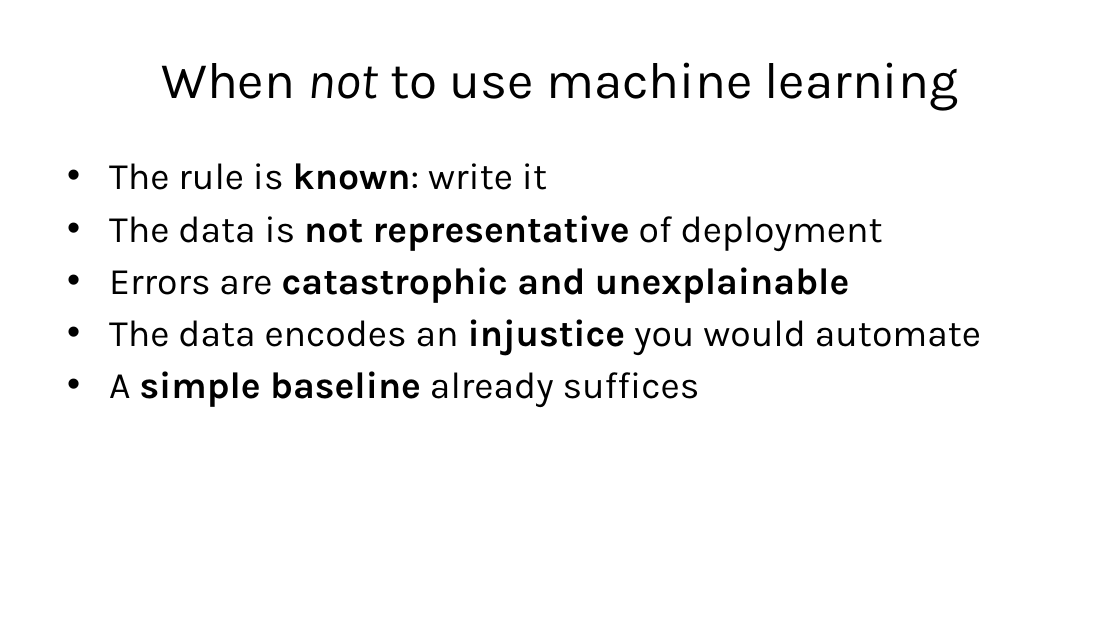
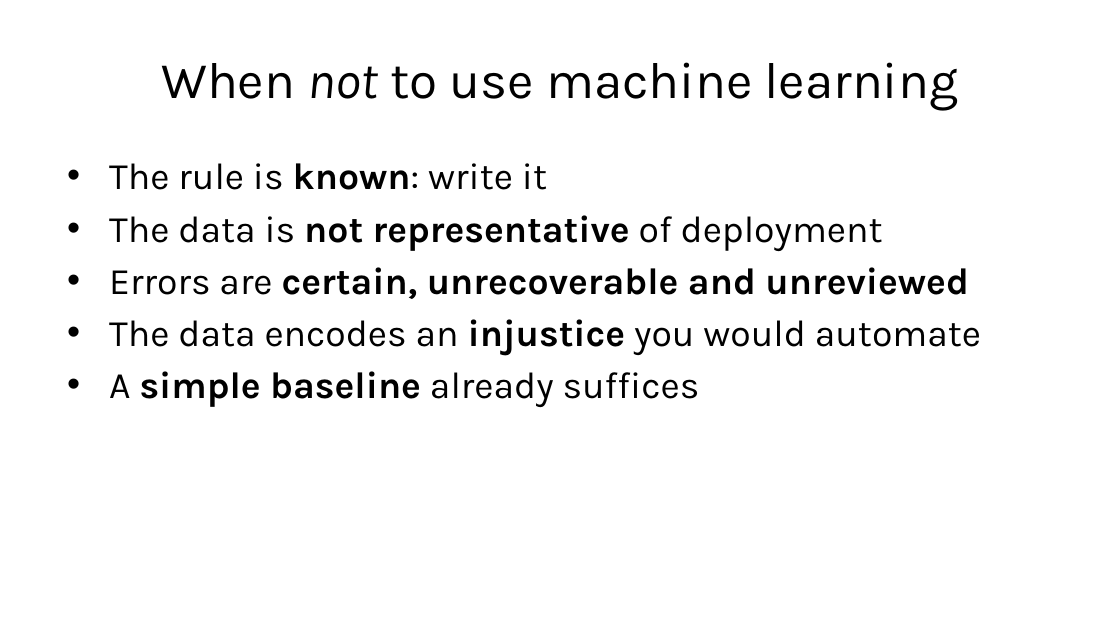
Before and after one commit to fabioantonini/technologies-for-artificial-intelligence, a slide deck: slide 20 of Lessons/01_introduction_and_workflow/Slides/introduction_and_workflow_slides.pptx. Drawn at 1120x630 pixels with LibreOffice and Linux fonts; fonts in the diff are those of the drawing; background and template pictures are left out. Boxes give left, top, right and bottom in pixels: in the first picture for what was removed or moved away, otherwise in the second. Text is boxed around its words. In the diff, an @@ line names an element or a change of style, - is before the commit and + after.

```diff
--- a/Lessons/01_introduction_and_workflow/Slides/introduction_and_workflow_slides.pptx
+++ b/Lessons/01_introduction_and_workflow/Slides/introduction_and_workflow_slides.pptx
@@ text at (109,267,968,299): text changed @@
-• Errors are catastrophic and unexplainable
+• Errors are certain, unrecoverable and unreviewed
```
Also in this commit, not shown: 4 other files.
